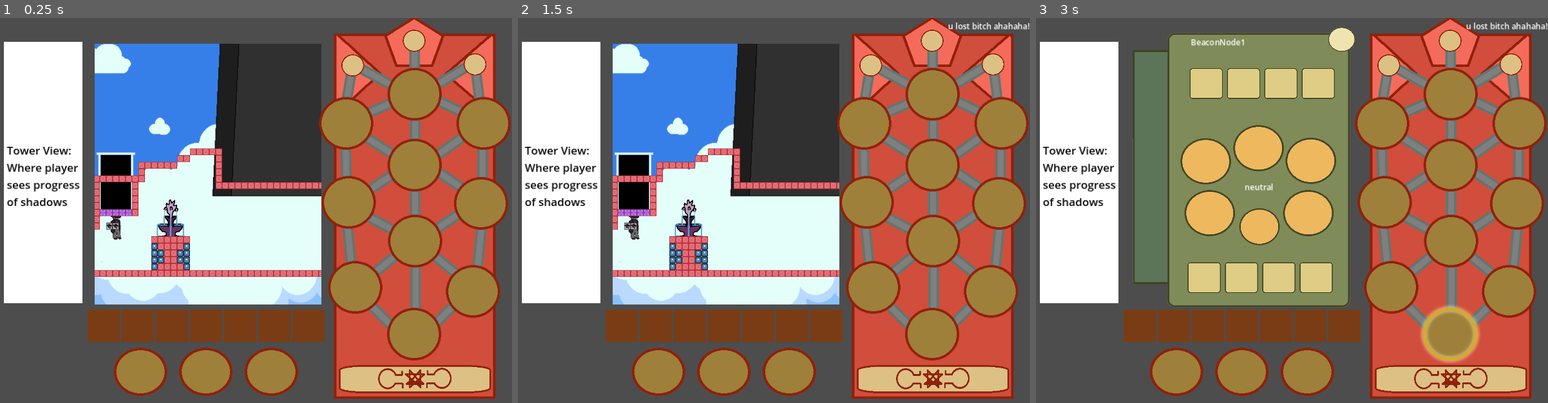
Above: before the commit, frames 1-3 (left to right).
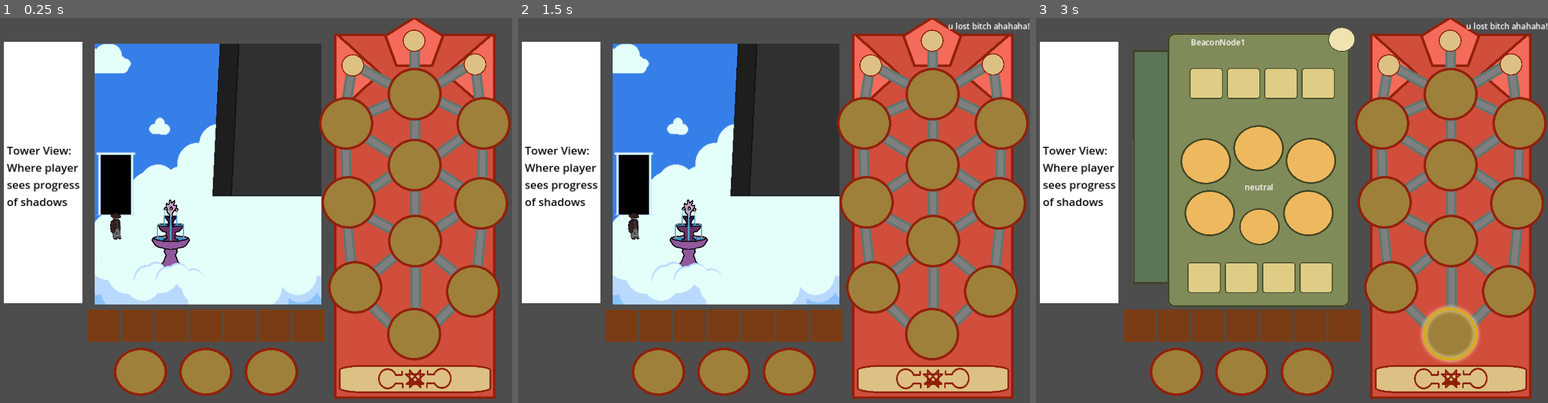
Above: after the commit, the same moments.

Repository: mccajd/Quintessential
Game: Godot game, scene res://Levels/beacon_puzzle_main.tscn
Same seed, same stepped clock (60 frames per second), same inputs: the game is played once before the commit and once after it. The engine's default icon, where the game draws it, is replaced by a stand-in: a white triangle on a blue panel in a dark square.
Inputs (mouse positions are in pixels of both pictures, inside the frame that each line leads up to):
- Up to frame 1 (0.25 s): no input
- Up to frame 2 (1.5 s): click (932, 379) at 0.5 s; click (932, 379) at 1.25 s
- Up to frame 3 (3 s): click (1450, 379) at 2 s; tap Enter at 2.75 s; move the mouse to (1450, 333) at 2.77 s; press the mouse at (1450, 333) at 2.78 s

The runs differ from the first frame. In frame 1, 2.8% of the frame differs, in the area x 18-63%, y 33-69%; in frame 2, 2.8%; in frame 3, nothing differs.

Commit message:
Let the player walk in front of the dang fountain!!

Diff:
--- a/Levels/cloud_room.tscn
+++ b/Levels/cloud_room.tscn
@@ -1,18 +1,20 @@
-[gd_scene load_steps=5 format=3 uid="uid://cqwfracn5qwr4"]
+[gd_scene load_steps=6 format=3 uid="uid://cqwfracn5qwr4"]
 
 [ext_resource type="Texture2D" uid="uid://pfksc6iw64pv" path="res://assets/levelbackgrounds/cloud level.png" id="1_8imwt"]
 [ext_resource type="Script" path="res://Scripts/player_view.gd" id="1_ag08v"]
 [ext_resource type="PackedScene" uid="uid://nrsivx657vil" path="res://Scenes/custom_tile_map.tscn" id="3_n6c04"]
 [ext_resource type="Texture2D" uid="uid://cn70yjnv14cgh" path="res://assets/cloud/fountain.png" id="4_jv7n0"]
+[ext_resource type="Texture2D" uid="uid://cblf2mwntpg84" path="res://assets/cloud/cloud-cover.png" id="5_88hdr"]
 
 [node name="CloudRoom" type="Node"]
 script = ExtResource("1_ag08v")
 
 [node name="TileMap" parent="." instance=ExtResource("3_n6c04")]
+visible = false
 z_index = 10
 layer_0/tile_data = PackedInt32Array(917513, 196611, 0, 917512, 196611, 0)
-layer_3/tile_data = PackedInt32Array(1310735, 65539, 0, 1245199, 65539, 0, 1245200, 65539, 0, 1179664, 65539, 0, 1179663, 65539, 0, 1114127, 65539, 0, 1179667, 65539, 0, 1245203, 65539, 0, 1179668, 65539, 0, 1245204, 65539, 0, 1310740, 65539, 0, 1114132, 65539, 0)
-layer_4/tile_data = PackedInt32Array(786438, 131075, 0, 8519 …(4250 unchanged characters)…  393297, 131075, 0, 393298, 131075, 0, 1310736, 131075, 0, 1310737, 131075, 0, 1310738, 131075, 0, 1310739, 131075, 0, 1245201, 131075, 0, 1245202, 131075, 0, 1179665, 131075, 0, 1179666, 131075, 0, 1114128, 131075, 0, 1114129, 131075, 0, 1114130, 131075, 0, 1114131, 131075, 0, 1048591, 131075, 0, 1048592, 131075, 0, 1048593, 131075, 0, 1048594, 131075, 0, 1048595, 131075, 0, 1048596, 131075, 0)
+layer_3/tile_data = PackedInt32Array(1310735, 65539, 0, 1245199, 65539, 0, 1245200, 65539, 0, 1179663, 65539, 0, 1114127, 65539, 0, 1245203, 65539, 0, 1179668, 65539, 0, 1245204, 65539, 0, 1310740, 65539, 0, 1114132, 65539, 0, 1310736, 65539, 0, 1310737, 65539, 0, 1310738, 65539, 0, 1310739, 65539, 0)
+layer_4/tile_data = PackedInt32Array(786438, 131075, 0, 8519 …(4250 unchanged characters)…  393297, 131075, 0, 393298, 131075, 0, 1114128, 131075, 0, 1114129, 131075, 0, 1114130, 131075, 0, 1114131, 131075, 0, 1048591, 131075, 0, 1048592, 131075, 0, 1048593, 131075, 0, 1048594, 131075, 0, 1048595, 131075, 0, 1048596, 131075, 0, 1179664, 131075, 0, 1179665, 131075, 0, 1179666, 131075, 0, 1179667, 131075, 0, 1245201, 131075, 0, 1245202, 131075, 0)
 layer_5/tile_data = PackedInt32Array(786443, 3, 0, 786442, 3, 0, 786441, 3, 0, 786440, 3, 0, 786439, 3, 0)
 
 [node name="Background" type="TextureRect" parent="."]
@@ -23,10 +25,35 @@
 scale = Vector2(1.5, 1.5)
 texture = ExtResource("1_8imwt")
 
-[node name="FountainTexture" type="TextureRect" parent="."]
+[node name="FountainTextureTop" type="TextureRect" parent="."]
 z_index = 1
+offset_left = 241.0
+offset_top = 169.0
+offset_right = 336.0
+offset_bottom = 285.0
+texture = ExtResource("4_jv7n0")
+expand_mode = 1
+stretch_mode = 1
+
+[node name="FountainTextureBottom" type="TextureRect" parent="."]
 offset_left = 241.0
 offset_top = 169.0
 offset_right = 336.0
 offset_bottom = 330.0
 texture = ExtResource("4_jv7n0")
+
+[node name="CloudForeground1" type="TextureRect" parent="."]
+z_index = 2
+offset_left = 195.0
+offset_top = 315.0
+offset_right = 318.0
+offset_bottom = 362.0
+texture = ExtResource("5_88hdr")
+
+[node name="CloudForeground2" type="TextureRect" parent="."]
+z_index = 2
+offset_left = 250.0
+offset_top = 318.0
+offset_right = 373.0
+offset_bottom = 360.0
+texture = ExtResource("5_88hdr")
--- a/Scripts/interactable_mapper.gd
+++ b/Scripts/interactable_mapper.gd
@@ -16,9 +16,9 @@
 #replace tile with packaged scene that the player can interact with
 func replace_tiles():
 	for tile_pos in get_used_cells(LAYERS.INTERACTABLES):
-		# To know specifically what interactible was hit:
+		# To know specifically what interactable was hit/what item to give:
 		# Create a const with coordinate ranges mapped to items
-		# Then get that specific item and set it on interactable.
+		# Then get that specific item and set it on interactable itself.
 		var new_scene : Interactable = interactable_scene.instantiate()
 		new_scene.update_position(map_to_local(tile_pos))
 		new_scene.body_entered.connect(_on_body_entered)
